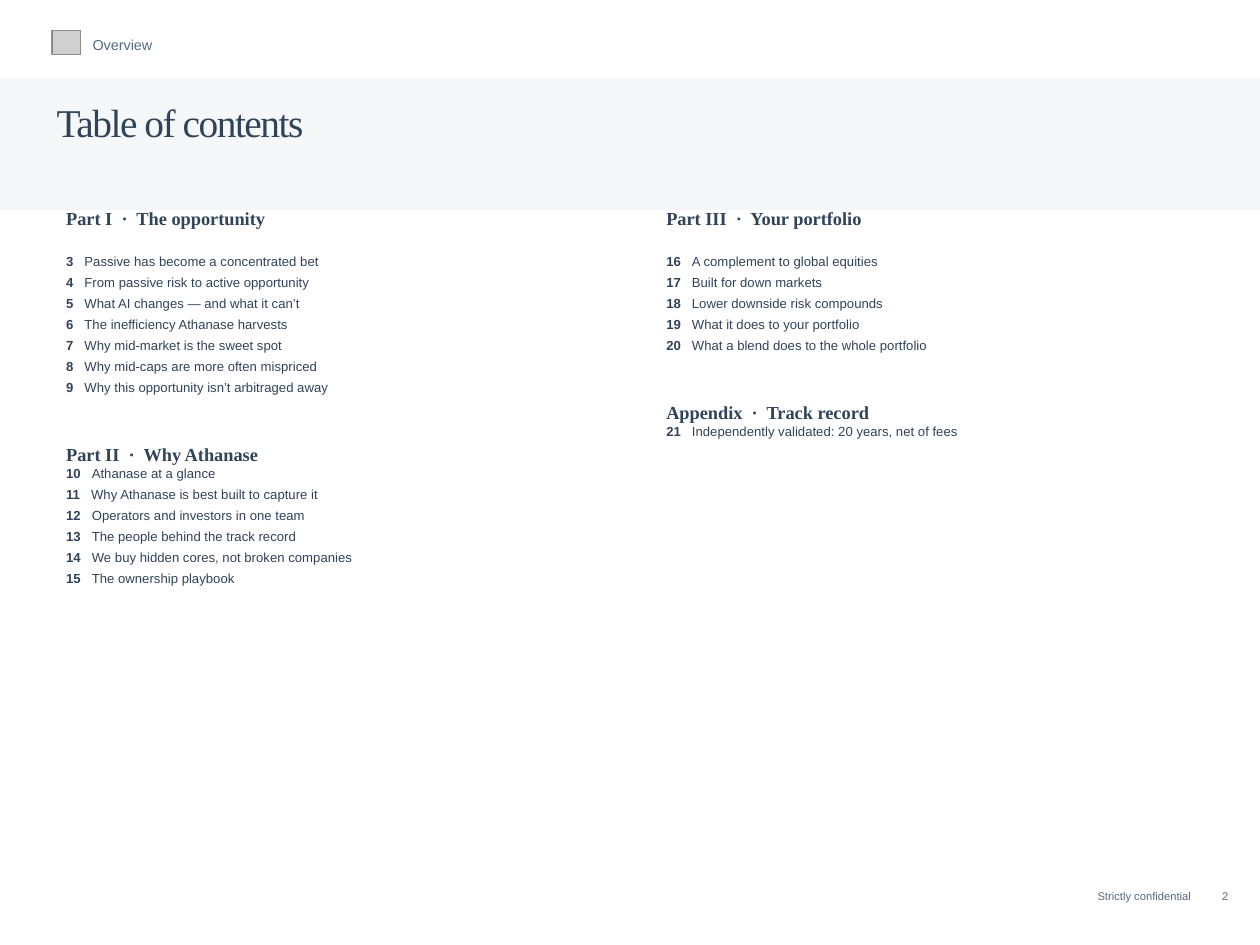
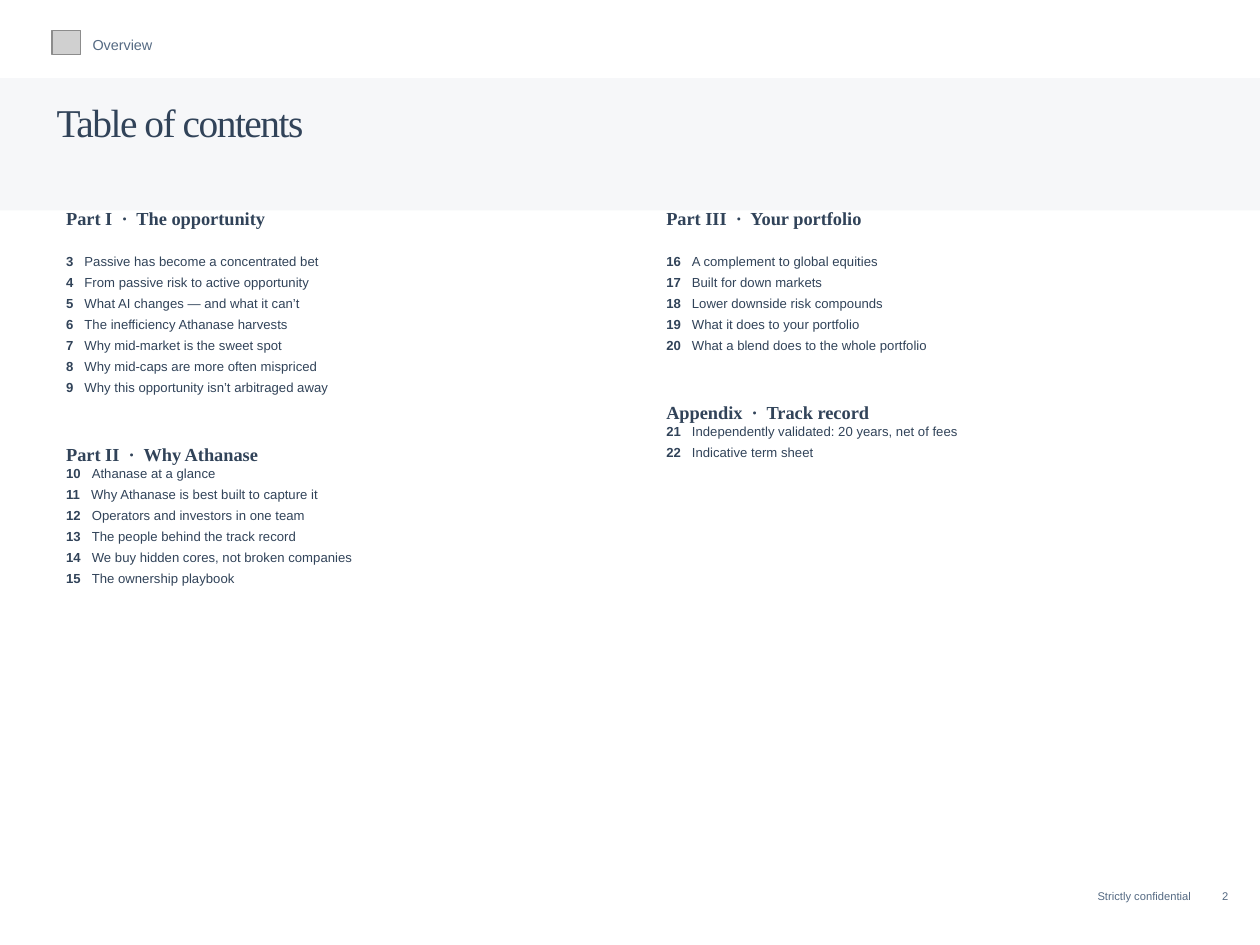
Before and after one commit to charette-lab/Claude, a slide deck: slide 2 of UK_Investment_Trust_Proposal.pptx. Drawn at 1260x945 pixels with LibreOffice and Linux fonts; fonts in the diff are those of the drawing; grey boxes stand for pictures. Boxes give left, top, right and bottom in pixels: in the first picture for what was removed or moved away, otherwise in the second. Text is boxed around its words. In the diff, an @@ line names an element or a change of style, - is before the commit and + after.

```diff
--- a/UK_Investment_Trust_Proposal.pptx
+++ b/UK_Investment_Trust_Proposal.pptx
@@ text at (666, 447, 813, 457): paragraph added @@
+22 Indicative term sheet
```
Also in this commit, not shown: 1 slide added.
